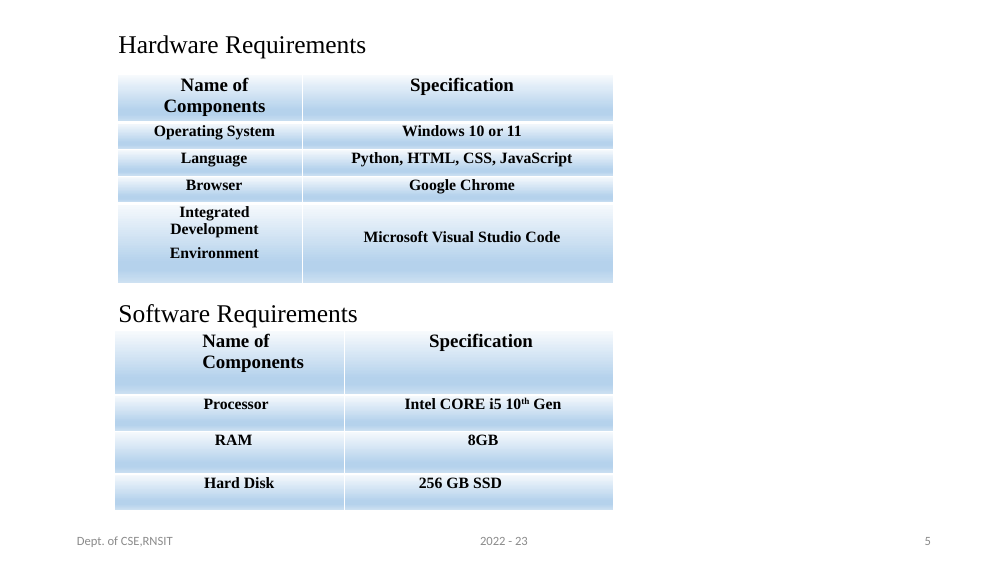
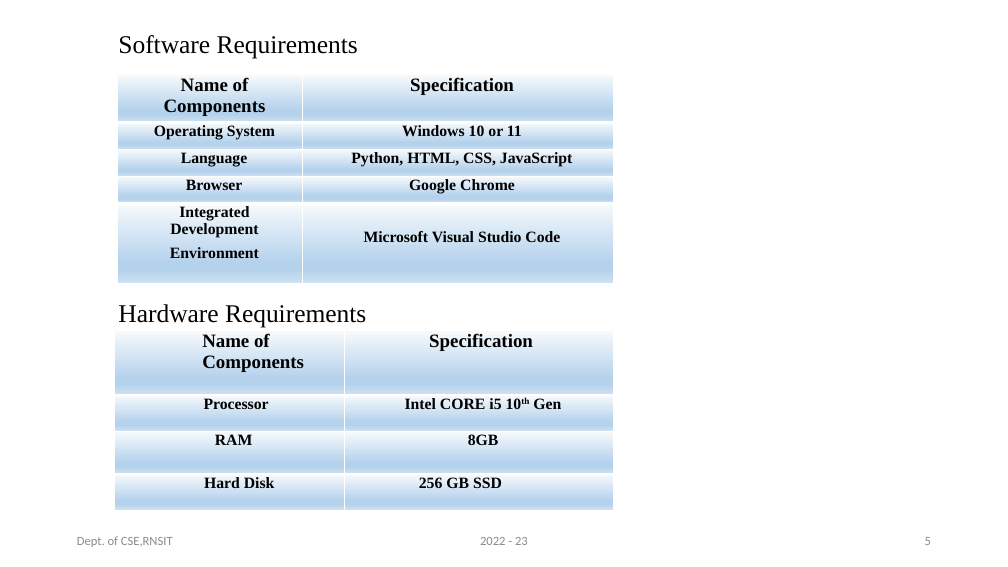
Before and after one commit to vinayhr01/Twitter-Sentiment-Analysis-Web-Application-Project, a slide deck: slide 5 of Final__Project_Presentation.pptx. Drawn at 1008x567 pixels with LibreOffice and Linux fonts; fonts in the diff are those of the drawing. Boxes give left, top, right and bottom in pixels: in the first picture for what was removed or moved away, otherwise in the second. Text is boxed around its words. In the diff, an @@ line names an element or a change of style, - is before the commit and + after.

```diff
--- a/Final__Project_Presentation.pptx
+++ b/Final__Project_Presentation.pptx
@@ title at (118, 35, 366, 328): text changed @@
-Hardware Requirements
-Software Requirements
+Software Requirements
+Hardware Requirements
```
Also in this commit, not shown: 20 other slides changed, 1 slide added, 1 other file.
